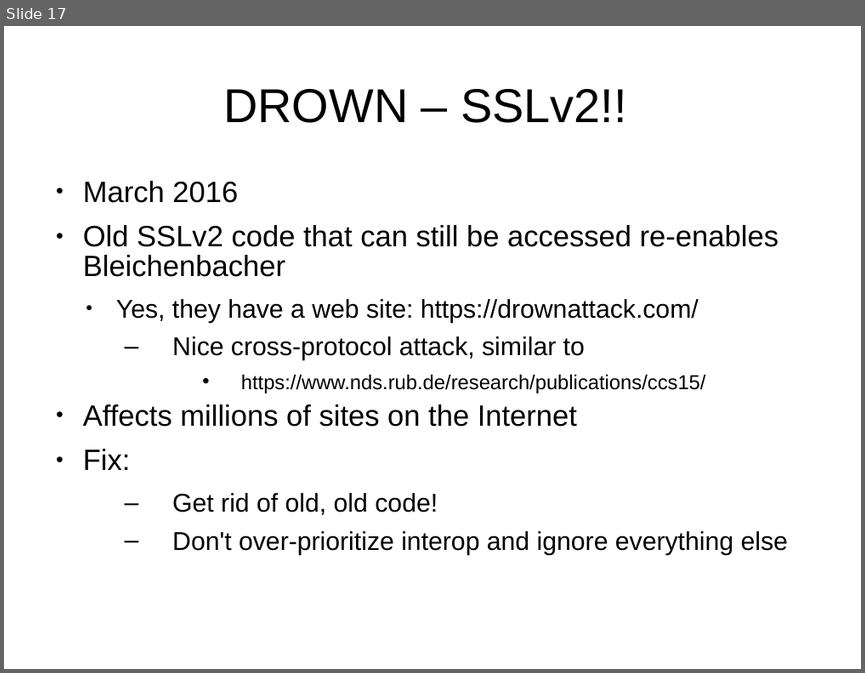
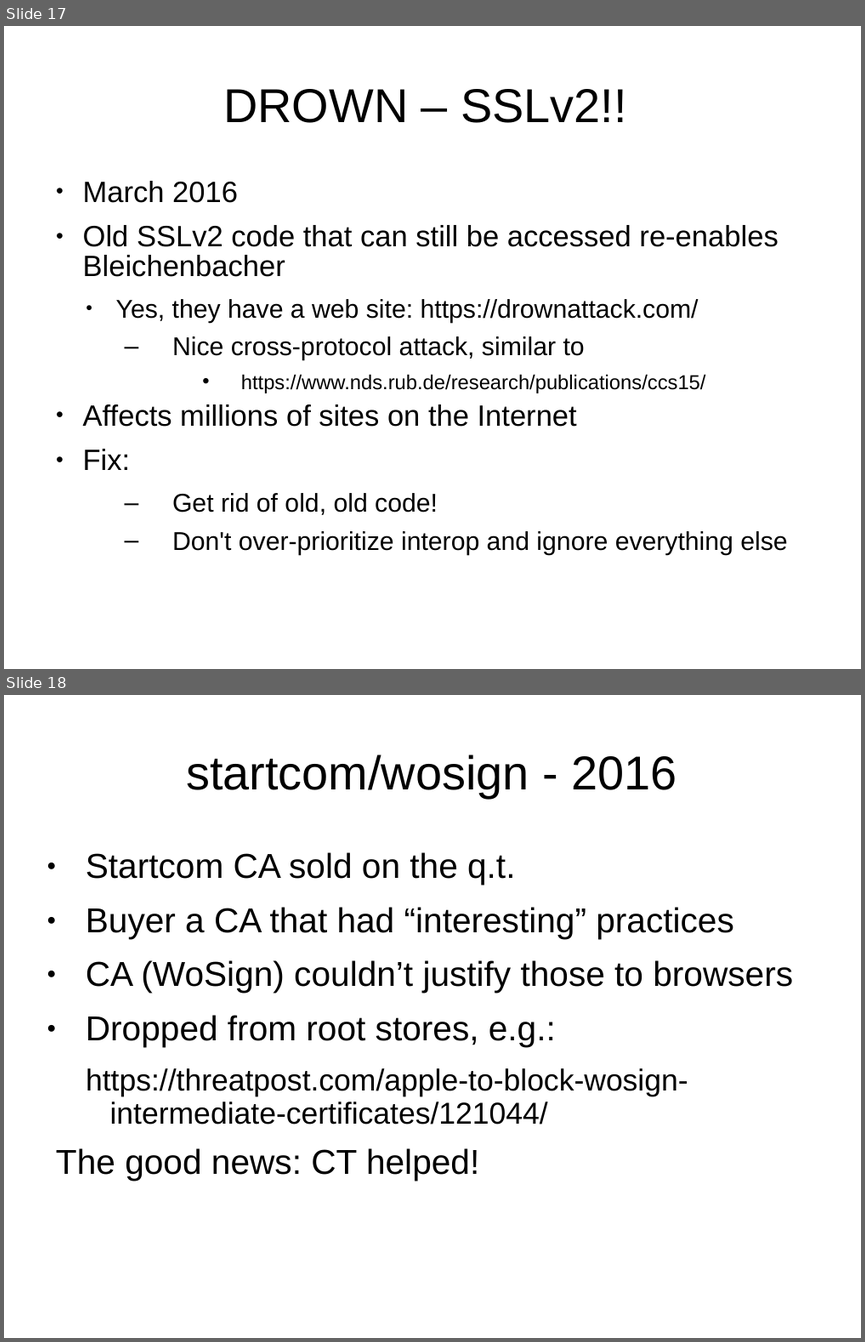
Before and after one commit to sftcd/cs7053, a slide deck: 2016lectures/07-tls-problems.ppt. Shown one above the other, each under a label of ours: slide 17 before the commit, slides 17 and 18 after it. The pictures are 865x673 and 865x1342 pixels, drawn with LibreOffice and Linux fonts; fonts in the diff are those of the drawing. Boxes give left, top, right and bottom in pixels: in the first picture for what was removed or moved away, otherwise in the second. Text is boxed around its words. In the diff, an @@ line names an element or a change of style, - is before the commit and + after.

```diff
--- a/2016lectures/07-tls-problems.ppt
+++ b/2016lectures/07-tls-problems.ppt
@@ slide 18 added at [4, 695, 861, 1338], background #FFFFFF @@
@@ title added at [186, 755, 676, 798], 44 pt, text #000000 @@
+startcom/wosign - 2016
@@ text added at [56, 852, 793, 1180], 32 pt, text #000000 @@
+● Startcom CA sold on the q.t.
+● Buyer a CA that had “interesting” practices
+● CA (WoSign) couldn’t justify those to browsers
+● Dropped from root stores, e.g.:
+  https://threatpost.com/apple-to-block-wosign-intermediate-certificates/121044/
+The good news: CT helped!
```
Also in this commit, not shown: 26 other slides changed, 3 other slides added, 1 slide removed, 4 other files.
